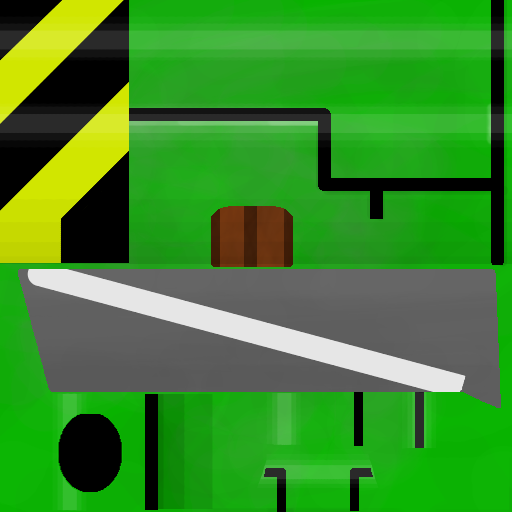
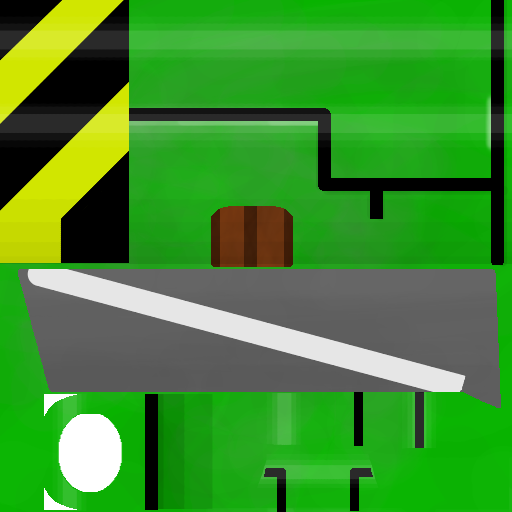
Two versions of the same layered image (512px x 512px). Layer-by-layer changes:
renamed "Paint Layer 13" to "Middle Lighting", painted on it over [485, 93, 491, 154]
renamed "Paint Layer 16" to "Side of Bazooka Line Lighting", painted on it over [485, 93, 491, 154]
renamed "Paint Layer 6" to "Side of Bazooka Lines", painted on it over [485, 93, 491, 154]
renamed "Paint Layer 22" to "Top of Bazooka Light Streak", painted on it over [44, 394, 122, 448]
renamed "Paint Layer 21" to "Top of Bazooka Lighting", painted on it over [44, 394, 122, 448]
renamed "Paint Layer 4" to "Top of Bazooka", painted on it over [44, 394, 122, 448]
renamed "Paint Layer 10" to "Iron Sight Line", painted on it over [64, 394, 256, 512]
renamed "Paint Layer 19" to "Handle Lighting 2", painted on it over [242, 507, 370, 512]
renamed "Paint Layer 18" to "Handle Lighting", painted on it over [206, 457, 512, 512]
renamed "Paint Layer 11" to "Handle Lines", painted on it over [206, 457, 512, 512]
renamed "Paint Layer 20" to "Iron Sight Shading", painted on it over [44, 394, 256, 512]
renamed "Paint Layer 8" to "Background With Shading", painted on it over [44, 93, 512, 512]
renamed "Paint Layer 23" to "Black Card for Checking Alpha", hid it, painted on it over [44, 93, 512, 512]
